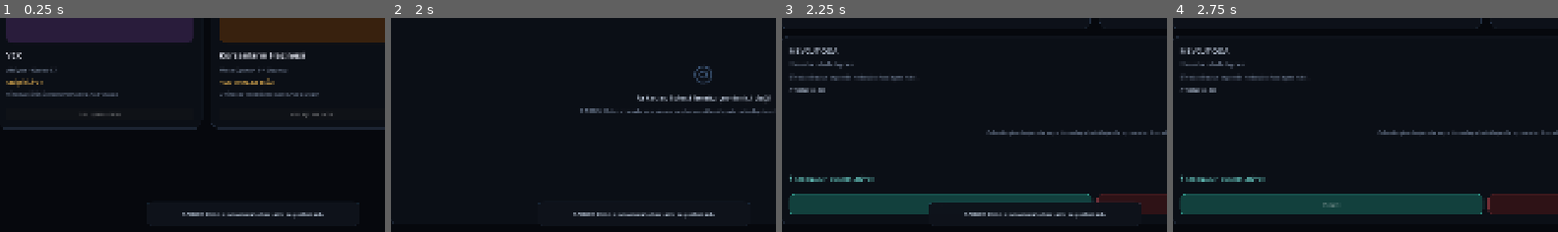
Above: before the commit, frames 1-4 (left to right).
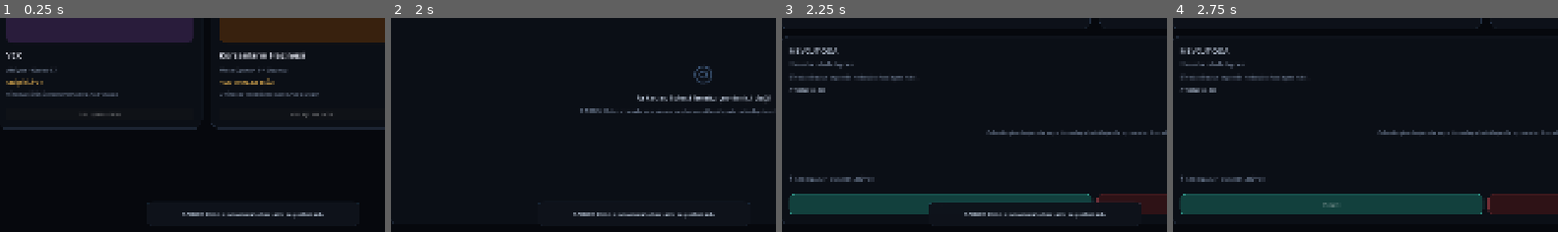
Above: after the commit, the same moments.

Repository: SerkanAydin06/Pardex
Game: Godot game, scene res://scenes/main.tscn
The game is run twice, just before and just after one commit, with the same random seed, the same clock (stepped at 60 frames per second) and the same inputs.
Inputs:
- Up to frame 1 (0.25 s): no input
- Up to frame 2 (2 s): click "▦ Kütüphane" at 0.5 s; click "● Arkadaşlar" at 1.25 s
- Up to frame 3 (2.25 s): click "◇ Odalar" at 2 s
- Up to frame 4 (2.75 s): no input
The pictures show only the part of the screen within x 18-68%, y 50-100%; the shares and areas given below are measured in that part.

Frames 1-2 are identical in both runs. In frame 3, 0.3% of the frame differs, in the area x 2-25%, y 74-77%; in frame 4, 0.3%.

Commit message:
Wire room voice controls and activity UI

Diff:
--- a/scripts/main.gd
+++ b/scripts/main.gd
@@ -75,6 +75,8 @@
     var ready_button := _rooms_content.get_node("CurrentRoom/VBox/RoomActions/ReadyButton") as Button
     var start_game_button := _rooms_content.get_node("CurrentRoom/VBox/RoomActions/StartGameButton") as Button
     var leave_room_button := _rooms_content.get_node("CurrentRoom/VBox/RoomActions/LeaveRoomButton") as Button
+    var mic_button := _rooms_content.get_node("CurrentRoom/VBox/VoiceBar/MicButton") as Button
+    var deafen_button := _rooms_content.get_node("CurrentRoom/VBox/VoiceBar/DeafenButton") as Button
 
     create_room_button.pressed.connect(func(): PardexOnline.create_room("korsanlar", 4))
     join_room_button.pressed.connect(func(): PardexOnline.join_room(room_code_edit.text))
@@ -82,6 +84,8 @@
     ready_button.pressed.connect(_toggle_ready)
     start_game_button.pressed.connect(PardexOnline.request_start_game)
     leave_room_button.pressed.connect(PardexOnline.leave_room)
+    mic_button.pressed.connect(PardexVoice.toggle_microphone)
+    deafen_button.pressed.connect(PardexVoice.toggle_output_muted)
 
     var save_profile_button := _settings_content.get_node("ProfilePanel/VBox/ProfileRow/SaveProfileButton") as Button
     var connect_button := _settings_content.get_node("OnlinePanel/VBox/ServerRow/ConnectButton") as Button
@@ -94,6 +98,9 @@
     PardexOnline.room_left.connect(_render_empty_room)
     PardexOnline.online_error.connect(_show_toast)
     PardexOnline.game_start_requested.connect(_on_game_start_requested)
+    PardexVoice.voice_activity_changed.connect(_on_voice_activity_changed)
+    PardexVoice.voice_settings_changed.connect(_on_voice_settings_changed)
+    PardexVoice.voice_channel_state_changed.connect(_on_voice_channel_state_changed)
 
 func _prepare_game_cards() -> void:
     _set_game_card(
@@ -300,6 +307,9 @@
     var ready_button := _rooms_content.get_node("CurrentRoom/VBox/RoomActions/ReadyButton") as Button
     var start_game_button := _rooms_content.get_node("CurrentRoom/VBox/RoomActions/StartGameButton") as Button
     var leave_room_button := _rooms_content.get_node("CurrentRoom/VBox/RoomActions/LeaveRoomButton") as Button
+    var voice_status := _rooms_content.get_node("CurrentRoom/VBox/VoiceBar/VoiceStatus") as Label
+    var mic_button := _rooms_content.get_node("CurrentRoom/VBox/VoiceBar/MicButton") as Button
+    var deafen_button := _rooms_content.get_node("CurrentRoom/VBox/VoiceBar/DeafenButton") as Button
 
     room_code_label.text = str(room.get("code", "—"))
     var members: Array = room.get("members", [])
@@ -332,13 +342,25 @@
         name_label.add_theme_color_override("font_color", Color(0.88, 0.92, 0.98, 1))
         row.add_child(name_label)
 
+        row.set_meta("pardex_user_id", member_id)
+
+        var voice_label := Label.new()
+        voice_label.custom_minimum_size = Vector2(118, 0)
+        voice_label.text = _voice_member_status(member)
+        voice_label.add_theme_font_size_override("font_size", 12)
+        voice_label.add_theme_color_override("font_color", _voice_member_color(member))
+        voice_label.horizontal_alignment = HORIZONTAL_ALIGNMENT_RIGHT
+        row.add_child(voice_label)
+
         var state_label := Label.new()
+        state_label.custom_minimum_size = Vector2(82, 0)
         state_label.text = "HAZIR" if member_ready else "BEKLİYOR"
         state_label.add_theme_font_size_override("font_size", 13)
         state_label.add_theme_color_override(
             "font_color",
             Color(0.38, 0.86, 0.62, 1) if member_ready else Color(0.58, 0.63, 0.72, 1)
         )
+        state_label.horizontal_alignment = HORIZONTAL_ALIGNMENT_RIGHT
         row.add_child(state_label)
         members_box.add_child(row)
 
@@ -352,6 +374,15 @@
     ready_button.disabled = launching
     leave_room_button.disabled = false
     ready_button.text = "HAZIRLIĞI KALDIR" if self_is_ready else "HAZIR"
+
+    voice_status.text = "🎙  SES KANALI • BAĞLI" if PardexVoice.is_channel_active() else "🎙  SES KANALI • BAĞLANIYOR"
+    voice_status.add_theme_color_override(
+        "font_color",
+        Color(0.38, 0.86, 0.62, 1) if PardexVoice.is_channel_active() else Color(0.9, 0.7, 0.32, 1)
+    )
+    mic_button.disabled = false
+    deafen_button.disabled = false
+    _refresh_voice_controls()
 
     start_game_button.visible = is_host
     start_game_button.disabled = not (is_host and all_ready and has_game_server and not launching)
@@ -390,6 +421,9 @@
     var ready_button := _rooms_content.get_node("CurrentRoom/VBox/RoomActions/ReadyButton") as Button
     var start_game_button := _rooms_content.get_node("CurrentRoom/VBox/RoomActions/StartGameButton") as Button
     var leave_room_button := _rooms_content.get_node("CurrentRoom/VBox/RoomActions/LeaveRoomButton") as Button
+    var voice_status := _rooms_content.get_node("CurrentRoom/VBox/VoiceBar/VoiceStatus") as Label
+    var mic_button := _rooms_content.get_node("CurrentRoom/VBox/VoiceBar/MicButton") as Button
+    var deafen_button := _rooms_content.get_node("CurrentRoom/VBox/VoiceBar/DeafenButton") as Button
 
     room_code_label.text = "—"
     room_summary.text = "Henüz bir odada değilsin."
@@ -412,7 +446,94 @@
     start_game_button.visible = false
     start_game_button.disabled = true
     leave_room_button.disabled = true
+    voice_status.text = "🎙  SES KANALI • ODA BEKLENİYOR"
+    voice_status.add_theme_color_override("font_color", Color(0.44, 0.5, 0.59, 1))
+    mic_button.disabled = true
+    deafen_button.disabled = true
+    _refresh_voice_controls()
     _game_launch_in_progress = false
+
+
+func _voice_member_status(member: Dictionary) -> String:
+    var member_id := str(member.get("user_id", ""))
+    var is_muted := bool(member.get("voice_muted", false))
+    if member_id == PardexOnline.user_id:
+        is_muted = PardexVoice.microphone_muted
+    if is_muted:
+        return "MIC KAPALI"
+    if PardexVoice.is_user_speaking(member_id):
+        return "KONUŞUYOR"
+    return "SES AÇIK"
+
+
+func _voice_member_color(member: Dictionary) -> Color:
+    var member_id := str(member.get("user_id", ""))
+    var is_muted := bool(member.get("voice_muted", false))
+    if member_id == PardexOnline.user_id:
+        is_muted = PardexVoice.microphone_muted
+    if is_muted:
+        return Color(0.58, 0.63, 0.72, 1)
+    if PardexVoice.is_user_speaking(member_id):
+        return Color(0.38, 0.86, 0.62, 1)
+    return Color(0.46, 0.9, 0.86, 1)
+
+
+func _refresh_voice_controls() -> void:
+    if _rooms_content == null:
+        return
+    var mic_button := _rooms_content.get_node("CurrentRoom/VBox/VoiceBar/MicButton") as Button
+    var deafen_button := _rooms_content.get_node("CurrentRoom/VBox/VoiceBar/DeafenButton") as Button
+    mic_button.text = "MİKROFONU AÇ" if PardexVoice.microphone_muted else "MİKROFONU KAPAT"
+    deafen_button.text = "SESLERİ AÇ" if PardexVoice.output_muted else "SESLERİ KAPAT"
+
+
+func _refresh_voice_member_rows() -> void:
+    if _rooms_content == null:
+        return
+    var members_box := _rooms_content.get_node("CurrentRoom/VBox/MembersVBox") as VBoxContainer
+    var members: Array = PardexOnline.current_room.get("members", [])
+    var members_by_id: Dictionary = {}
+    for member_data in members:
+        if typeof(member_data) == TYPE_DICTIONARY:
+            var member: Dictionary = member_data
+            members_by_id[str(member.get("user_id", ""))] = member
+
+    for row_node in members_box.get_children():
+        if not row_node.has_meta("pardex_user_id"):
+            continue
+        var user_id := str(row_node.get_meta("pardex_user_id"))
+        if not members_by_id.has(user_id):
+            continue
+        var row := row_node as HBoxContainer
+        if row == null or row.get_child_count() < 3:
+            continue
+        var voice_label := row.get_child(row.get_child_count() - 2) as Label
+        if voice_label == null:
+            continue
+        var member: Dictionary = members_by_id[user_id]
+        voice_label.text = _voice_member_status(member)
+        voice_label.add_theme_color_override("font_color", _voice_member_color(member))
+
+
+func _on_voice_activity_changed(_user_id: String, _speaking: bool) -> void:
+    _refresh_voice_member_rows()
+
+
+func _on_voice_settings_changed(_microphone_muted: bool, _output_muted: bool) -> void:
+    _refresh_voice_controls()
+    _refresh_voice_member_rows()
+
+
+func _on_voice_channel_state_changed(active: bool) -> void:
+    if _rooms_content == null or PardexOnline.current_room.is_empty():
+        return
+    var voice_status := _rooms_content.get_node("CurrentRoom/VBox/VoiceBar/VoiceStatus") as Label
+    voice_status.text = "🎙  SES KANALI • BAĞLI" if active else "🎙  SES KANALI • BAĞLANTI YOK"
+    voice_status.add_theme_color_override(
+        "font_color",
+        Color(0.38, 0.86, 0.62, 1) if active else Color(0.9, 0.42, 0.42, 1)
+    )
+
 
 func _on_game_start_requested(payload: Dictionary) -> void:
     if _game_launch_in_progress:
